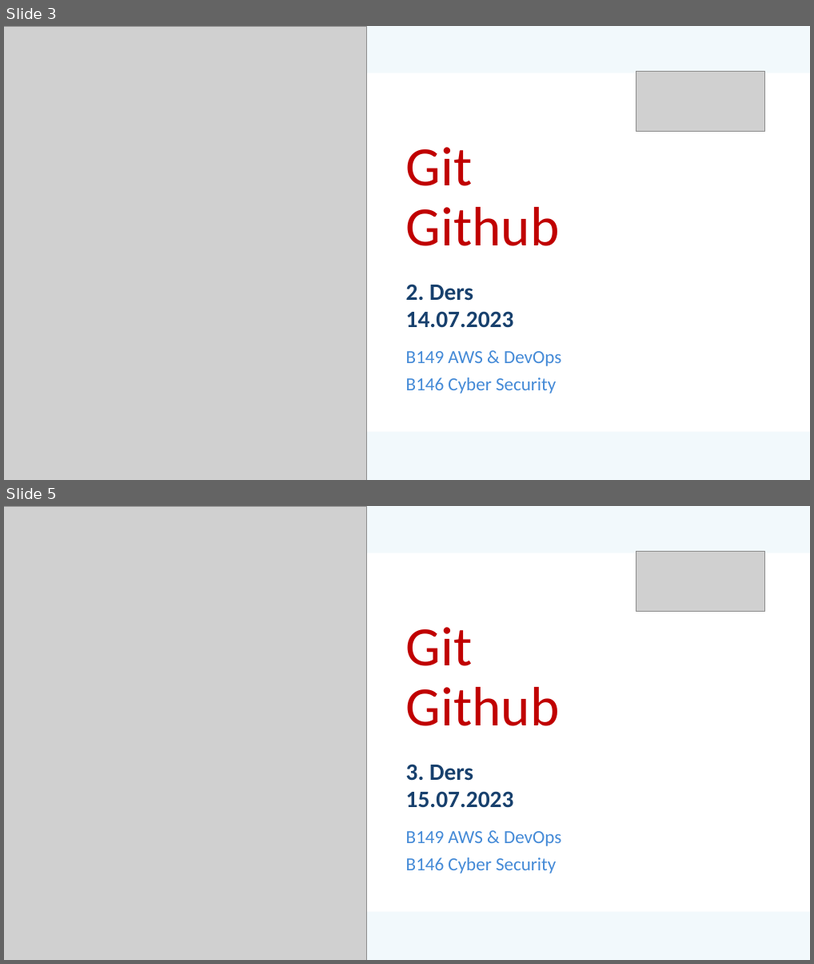
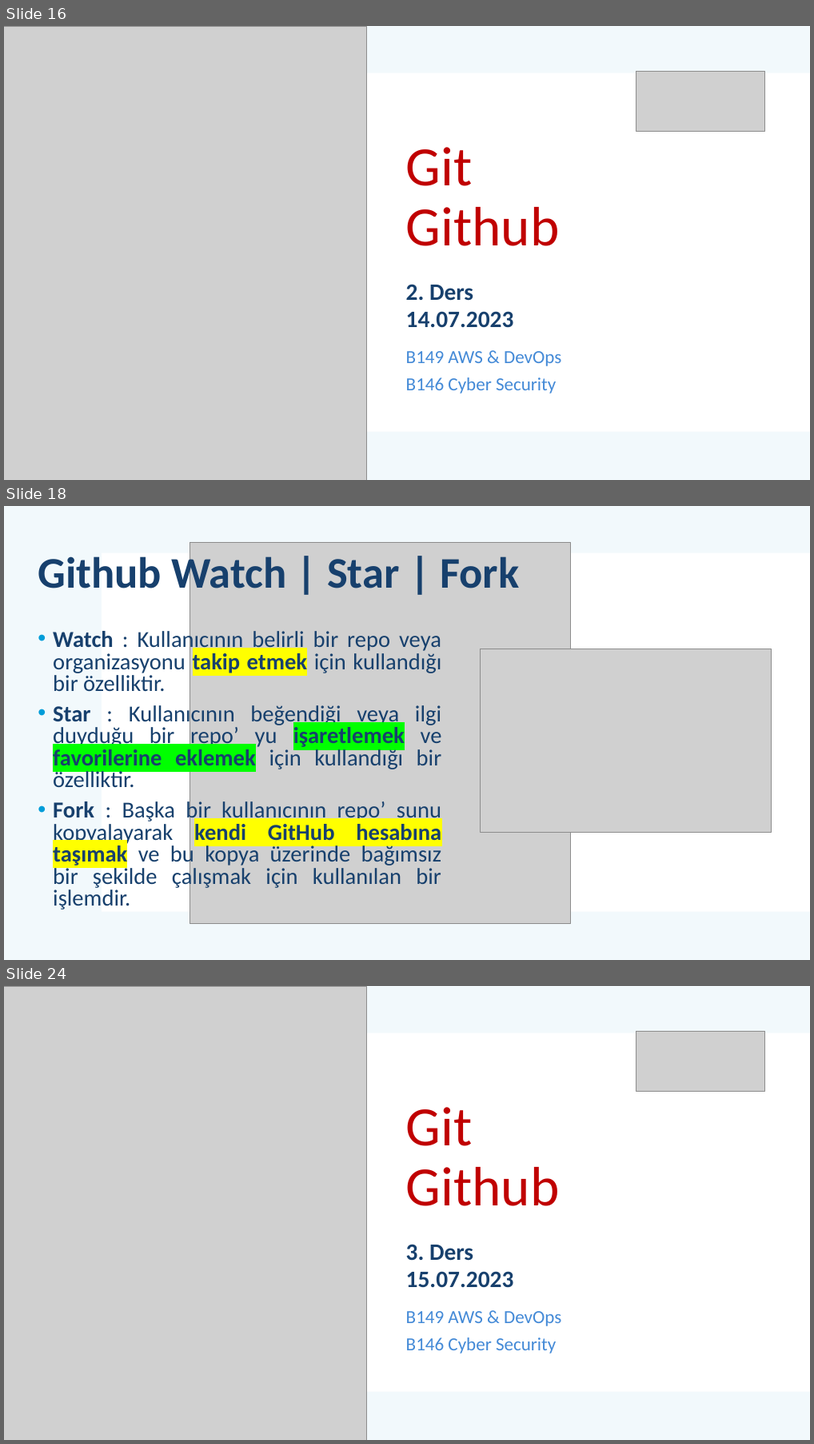
Before and after one commit to mehmetsungur/GitGithub, a slide deck: GitGithub.pptx. Shown one above the other, each under a label of ours: slides 3 and 5 before the commit, slides 16, 18 and 24 after it; the slides between them are not shown. The pictures are 814x964 and 814x1444 pixels, drawn with LibreOffice and Linux fonts; fonts in the diff are those of the drawing; grey boxes stand for pictures. Boxes give left, top, right and bottom in pixels: in the first picture for what was removed or moved away, otherwise in the second. Text is boxed around its words. In the diff, an @@ line names an element or a change of style, - is before the commit and + after.

```diff
--- a/GitGithub.pptx
+++ b/GitGithub.pptx
@@ slide 18 added at (x1=4, y1=506, x2=810, y2=960), background #FFFFFF; not listed: 2 template elements that a slide beside it also shows @@
@@ title added at (x1=38, y1=552, x2=519, y2=599), 52 pt, text #17406D, bold @@
+Github Watch | Star | Fork
@@ picture added at (x1=190, y1=542, x2=571, y2=923) @@
@@ text added at (x1=53, y1=628, x2=442, y2=909), 27.2 pt, text #17406D @@
+• Watch : Kullanıcının belirli bir repo veya organizasyonu takip etmek için kullandığı bir özelliktir.
+• Star : Kullanıcının beğendiği veya ilgi duyduğu bir repo’ yu işaretlemek ve favorilerine eklemek için kullandığı bir özelliktir.
+• Fork : Başka bir kullanıcının repo’ sunu kopyalayarak kendi GitHub hesabına taşımak ve bu kopya üzerinde bağımsız bir şekilde çalışmak için kullanılan bir işlemdir.
@@ picture added at (x1=481, y1=648, x2=772, y2=832) @@
@@ what was slide 3 is now slide 16 @@
@@ what was slide 5 is now slide 24 @@
```
Also in this commit, not shown: 5 slides changed, 15 other slides added, 22 slides removed, 1 other file.
